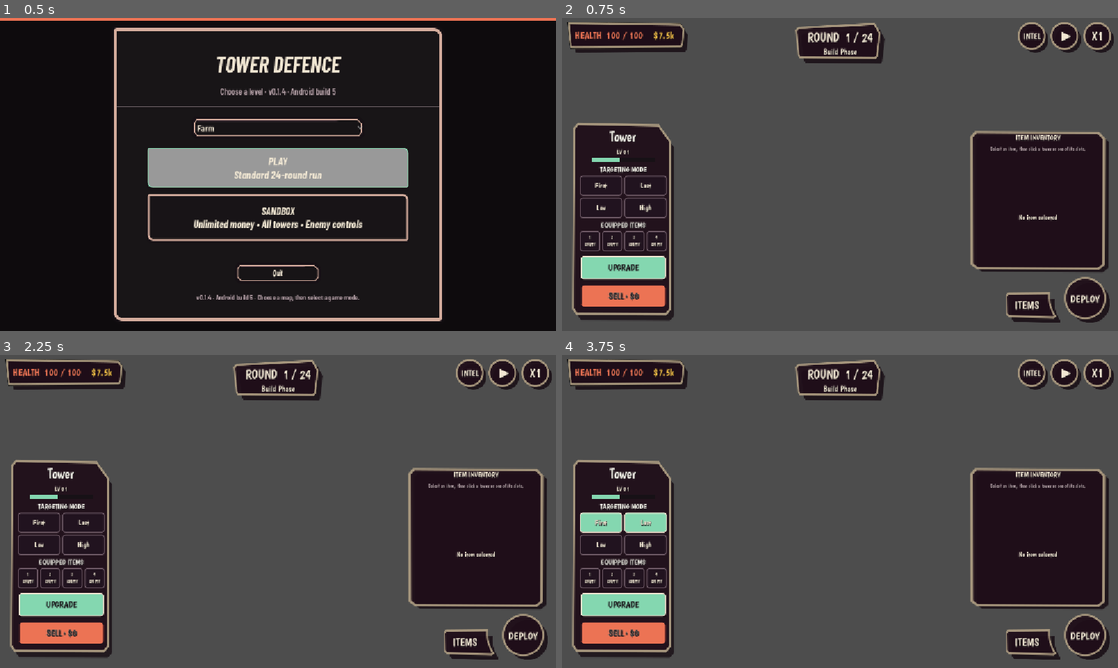
Above: before the commit, frames 1-4 (two rows, left to right).
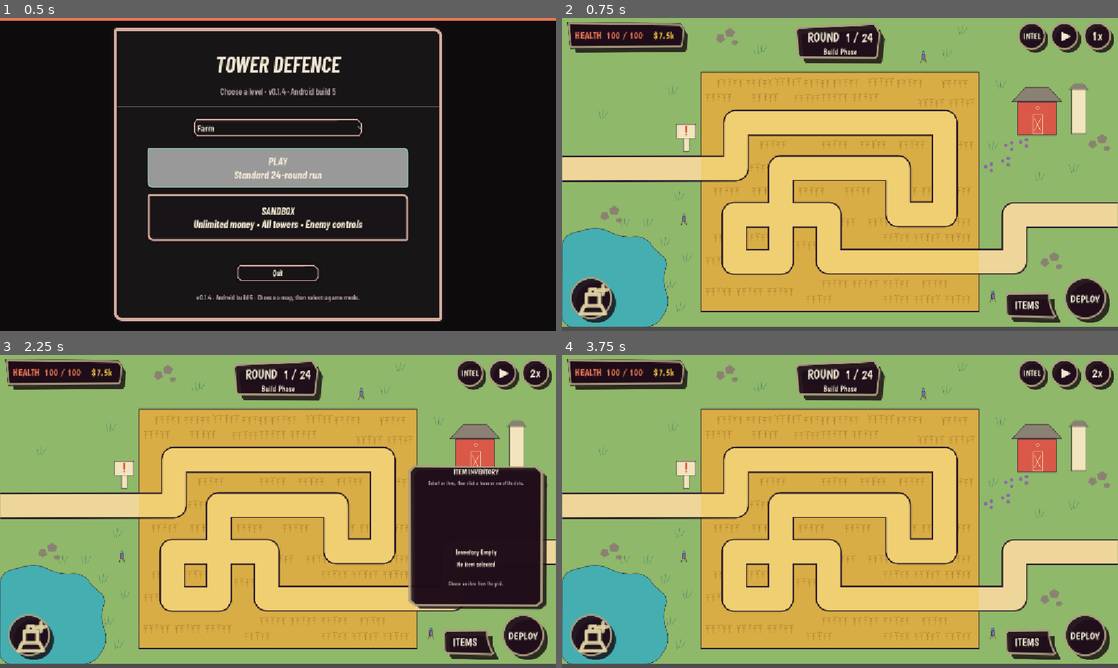
Above: after the commit, the same moments.

Repository: tstover91/Towerdefense
Game: Godot game, scene res://ui/screens/main_menu_visual.tscn
The game is run twice, just before and just after one commit, with the same random seed, the same clock (stepped at 60 frames per second) and the same inputs. The engine's default icon, where the game draws it, is replaced by a stand-in: a white triangle on a blue panel in a dark square.
Inputs (mouse positions are in pixels of both pictures, inside the frame that each line leads up to):
- Up to frame 1 (0.5 s): no input
- Up to frame 2 (0.75 s): click "PLAY Standard 24-round run" at 0.5 s
- Up to frame 3 (2.25 s): click (539, 373) at 1.25 s; click (472, 646) at 2 s
- Up to frame 4 (3.75 s): click (600, 524) at 2.77 s; click (645, 524) at 3.52 s

Frame 1 is identical in both runs. In frame 2, 91% of the frame differs, in the area x 0-100%, y 0-99%; in frame 3, 81%; in frame 4, 91%.
Error before the commit: Parse Error: Cannot infer the type of "has_evolutions" variable because the value doesn't have a set type. (res://main.gd:887)

Commit message:
Fix tower upgrade state typing

Diff:
--- a/main.gd
+++ b/main.gd
@@ -878,14 +878,16 @@
 	).is_empty()
 	var levels: Array = GameStats.get_tower(tower.tower_id)["levels"]
 	var next_level := int(stats["level"]) + 1
-	var has_level_upgrade := next_level < levels.size()
+	var has_level_upgrade: bool = next_level < levels.size()
 	tower_upgrade_section.visible = has_level_upgrade
 	_update_manual_upgrade_button(tower)
 
 
 func _update_manual_upgrade_button(tower: Node) -> void:
-	var has_evolutions := tower.has_evolution_options()
-	var has_paths := not GameStats.get_tower_paths(tower.tower_id).is_empty()
+	var has_evolutions: bool = bool(tower.has_evolution_options())
+	var has_paths: bool = not GameStats.get_tower_paths(
+		StringName(tower.get("tower_id"))
+	).is_empty()
 	tower_upgrade_button.get_parent().visible = has_evolutions or has_paths
 	if not has_evolutions and not has_paths:
 		return
